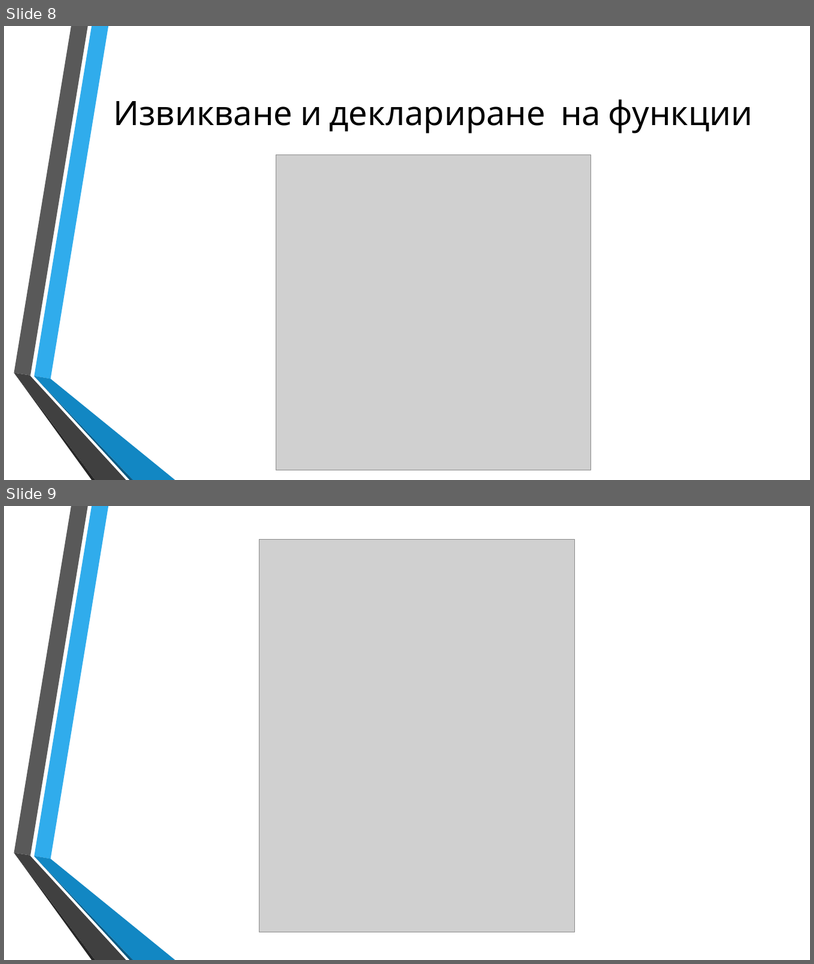
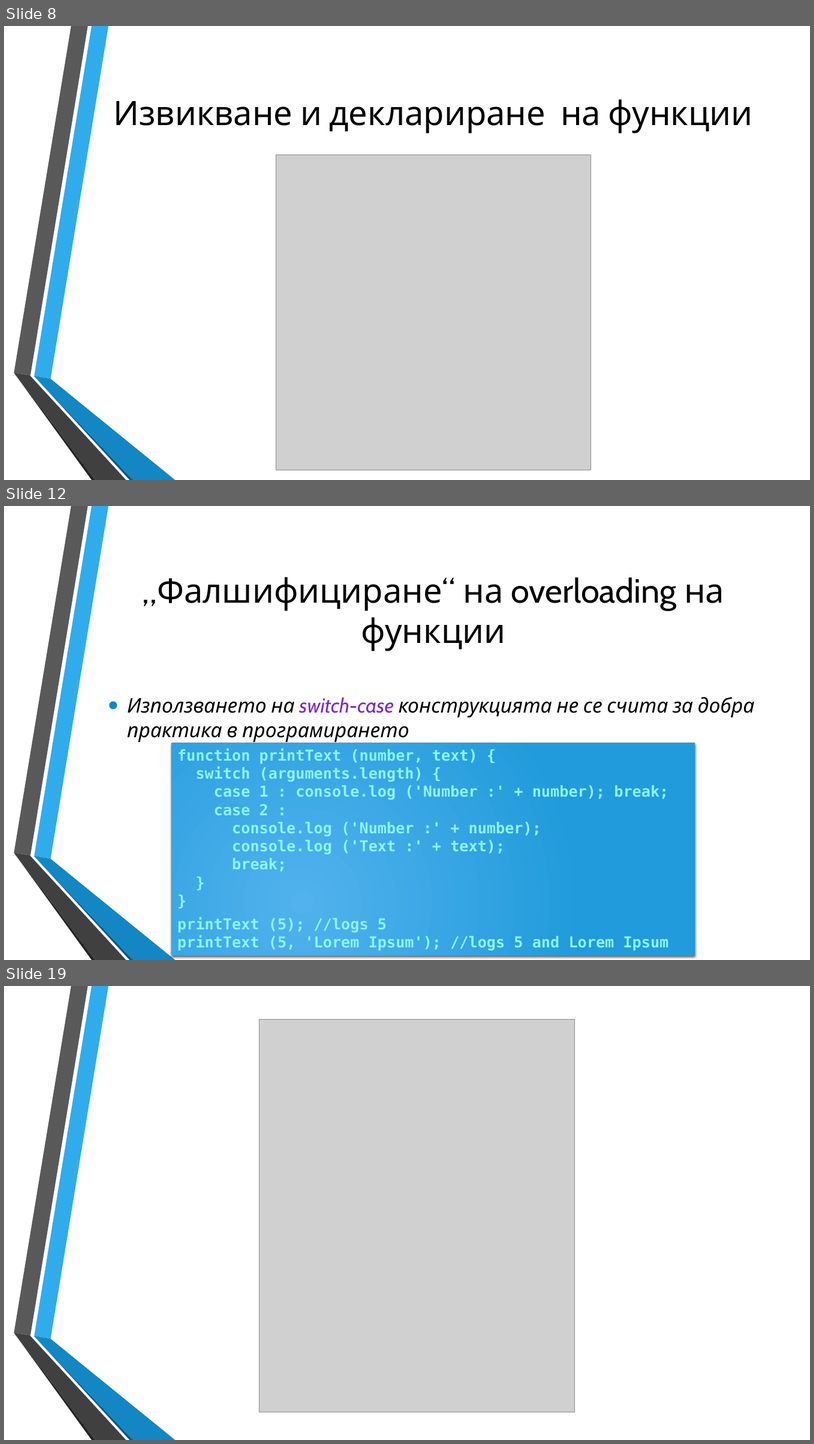
Before and after one commit to dnmitev/IT-Academy, a slide deck: JS Fundamentals/7.Functions/JS-Functions.pptx. Shown one above the other, each under a label of ours: slides 8 and 9 before the commit, slides 8, 12 and 19 after it; the slides between them are not shown. The pictures are 814x964 and 814x1444 pixels, drawn with LibreOffice and Linux fonts; fonts in the diff are those of the drawing; grey boxes stand for pictures; background and template pictures are left out. Boxes give left, top, right and bottom in pixels: in the first picture for what was removed or moved away, otherwise in the second. Text is boxed around its words. In the diff, an @@ line names an element or a change of style, - is before the commit and + after.

Commit message:
functions lecture is done

```diff
--- a/JS Fundamentals/7.Functions/JS-Functions.pptx
+++ b/JS Fundamentals/7.Functions/JS-Functions.pptx
@@ slide 12 added at (x1=4, y1=506, x2=810, y2=960), background picture (left out); not listed: 6 template elements that a slide beside it also shows @@
@@ title added at (x1=157, y1=577, x2=725, y2=651), 40 pt, text #000000 @@
+„Фалшифициране“ на overloading на функции
@@ text added at (x1=127, y1=697, x2=755, y2=742), 24 pt, text #000000, italic @@
+• Използването на switch-case конструкцията не се счита за добра практика в програмирането
@@ rectangle added at (x1=171, y1=742, x2=695, y2=955), fill gradient #51B3ED to #219CDB, 18 pt, text #8CF4F2, bold @@
+function printText (number, text) {
+switch (arguments.length) {
+case 1 : console.log ('Number :' + number); break;
+case 2 :
+console.log ('Number :' + number);
+console.log ('Text :' + text);
+break;
+}
+}
+printText (5); //logs 5
+printText (5, 'Lorem Ipsum'); //logs 5 and Lorem Ipsum
@@ what was slide 9 is now slide 19 @@
```
Also in this commit, not shown: 1 slide changed, 9 other slides added, 6 other files.
